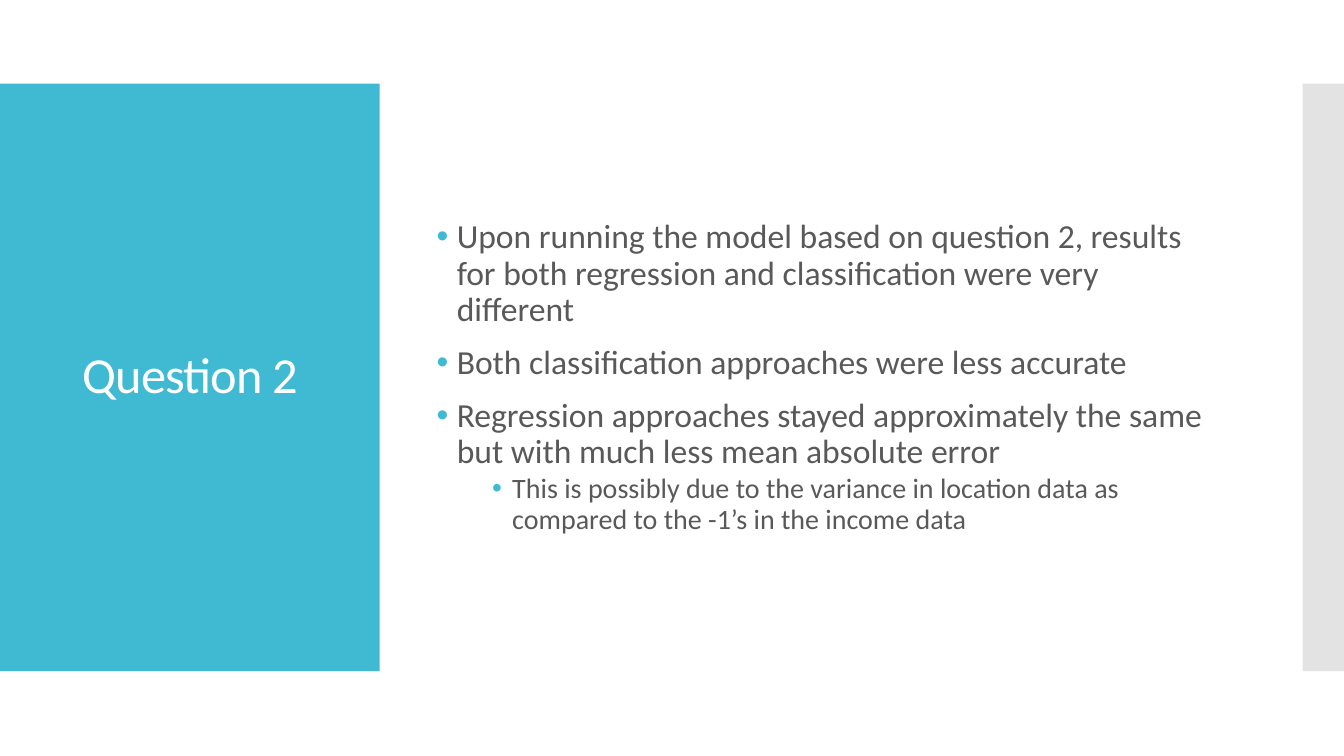
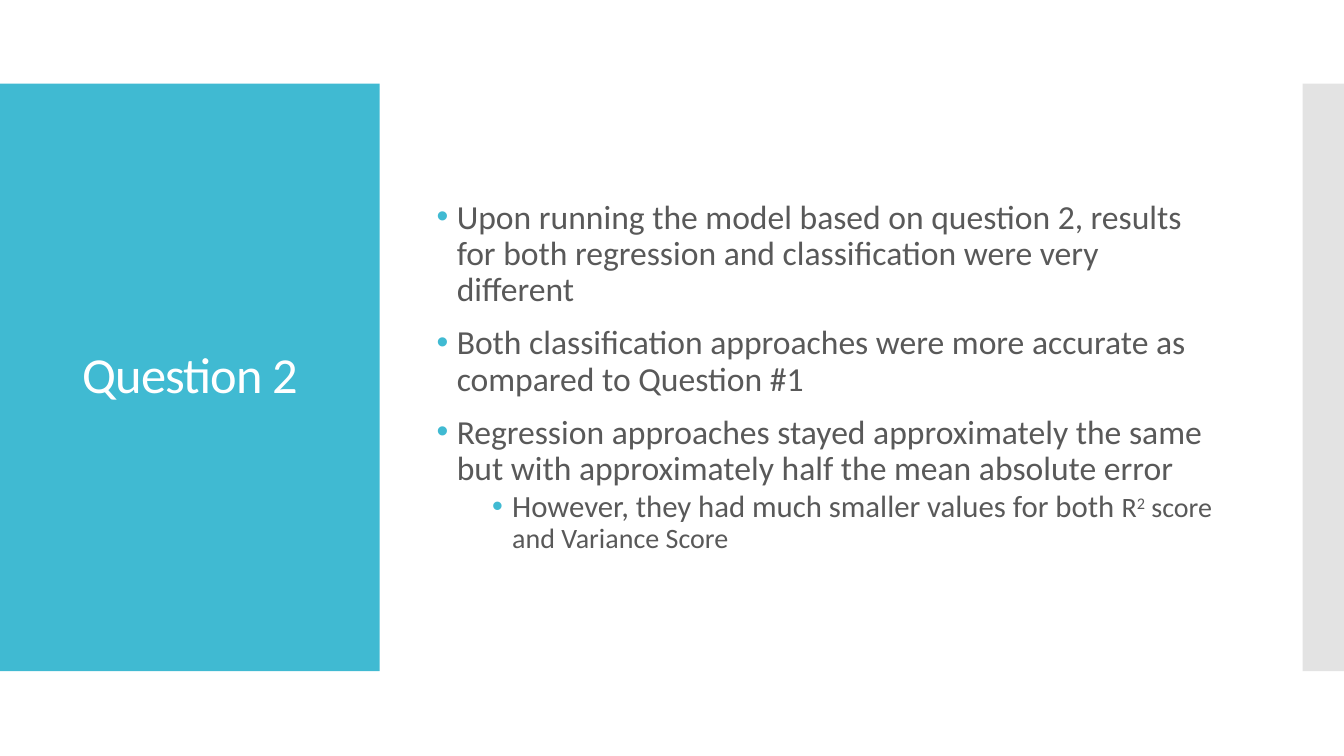
Before and after one commit to puneetsran/date-a-scientist, a slide deck: slide 21 of capstone_starter/date-a-scientist_PUNEET_SRAN.pptx (slide 19 before the commit). Drawn at 1344x756 pixels with LibreOffice and Linux fonts; fonts in the diff are those of the drawing. Boxes give left, top, right and bottom in pixels: in the first picture for what was removed or moved away, otherwise in the second. Text is boxed around its words. In the diff, an @@ line names an element or a change of style, - is before the commit and + after.

```diff
--- a/capstone_starter/date-a-scientist_PUNEET_SRAN.pptx
+++ b/capstone_starter/date-a-scientist_PUNEET_SRAN.pptx
@@ text at [457,330,1212,548]: text changed @@
-• Both classification approaches were less accurate
-• Regression approaches stayed approximately the same but with much less mean absolute error
-  • This is possibly due to the variance in location data as compared to the -1’s in the income data
+• Both classification approaches were more accurate as compared to Question #1
+• Regression approaches stayed approximately the same but with approximately half the mean absolute error
+  • However, they had much smaller values for both R2 score and Variance Score
```
Also in this commit, not shown: 16 other slides changed, 3 slides added, 3 other files.
